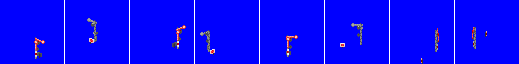
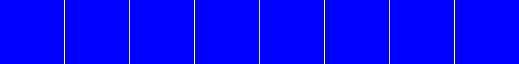
Before/after of a (519, 64) layered artwork. What changed in the layer stack:
hid "sema_pre_vert" over [34, 21, 474, 51]
hid "sema_red" over [35, 18, 474, 44]
hid "os_blocked copy", painted on it over [37, 31, 487, 64]
hid "sema_stripes" over [35, 36, 474, 57]
hid "sema" over [35, 20, 476, 59]
